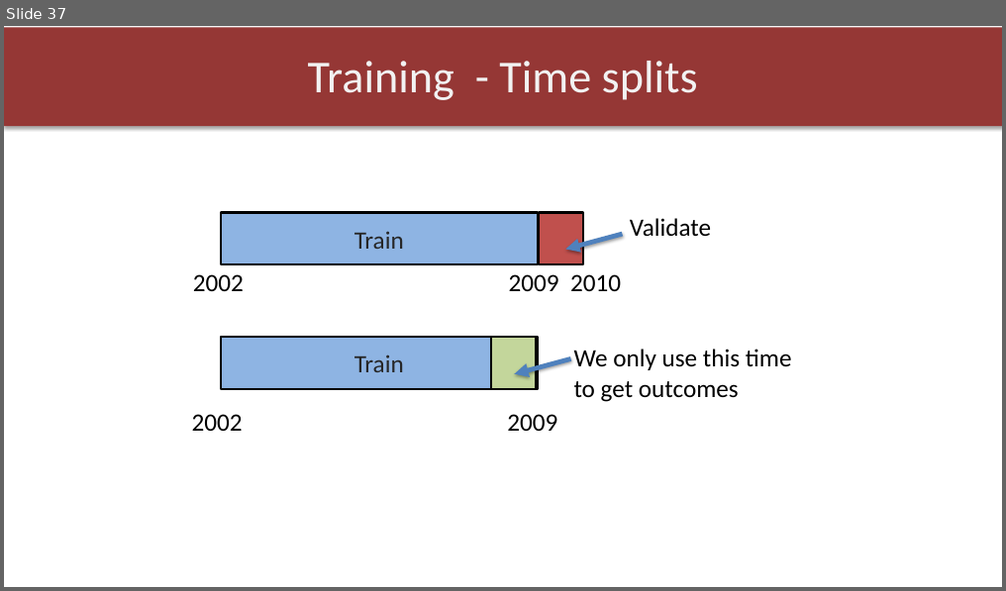
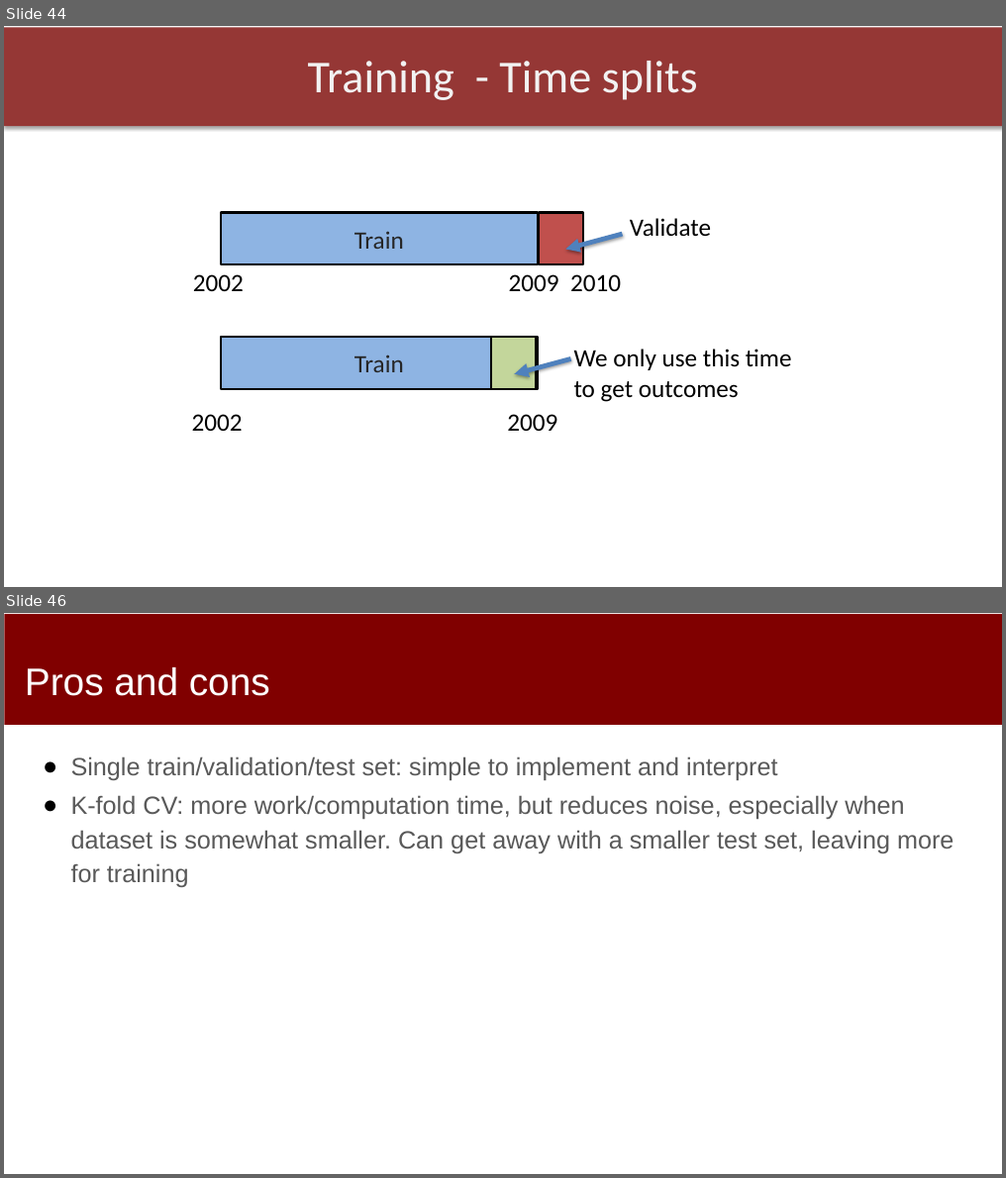
Before and after one commit to dssg/MLinPractice, a slide deck: Lectures/Lecture5-ModelSelection.pptx. Shown one above the other, each under a label of ours: slide 37 before the commit, slides 44 and 46 after it; the slides between them are not shown. The pictures are 1006x591 and 1006x1178 pixels, drawn with LibreOffice and Linux fonts; fonts in the diff are those of the drawing. Boxes give left, top, right and bottom in pixels: in the first picture for what was removed or moved away, otherwise in the second. Text is boxed around its words. In the diff, an @@ line names an element or a change of style, - is before the commit and + after.

```diff
--- a/Lectures/Lecture5-ModelSelection.pptx
+++ b/Lectures/Lecture5-ModelSelection.pptx
@@ slide 46 added at [4, 613, 1002, 1174], background #FFFFFF @@
@@ rectangle added at [5, 614, 1002, 725], fill #800000 @@
@@ title added at [25, 667, 270, 696], 37 pt, text #FFFFFF @@
+Pros and cons
@@ text added at [71, 757, 953, 887], 24 pt, text #595959 @@
+● Single train/validation/test set: simple to implement and interpret
+● K-fold CV: more work/computation time, but reduces noise, especially when dataset is somewhat smaller. Can get away with a smaller test set, leaving more for training
@@ what was slide 37 is now slide 44 @@
```
Also in this commit, not shown: 13 slides changed, 13 other slides added, 3 slides removed, 1 other file.
